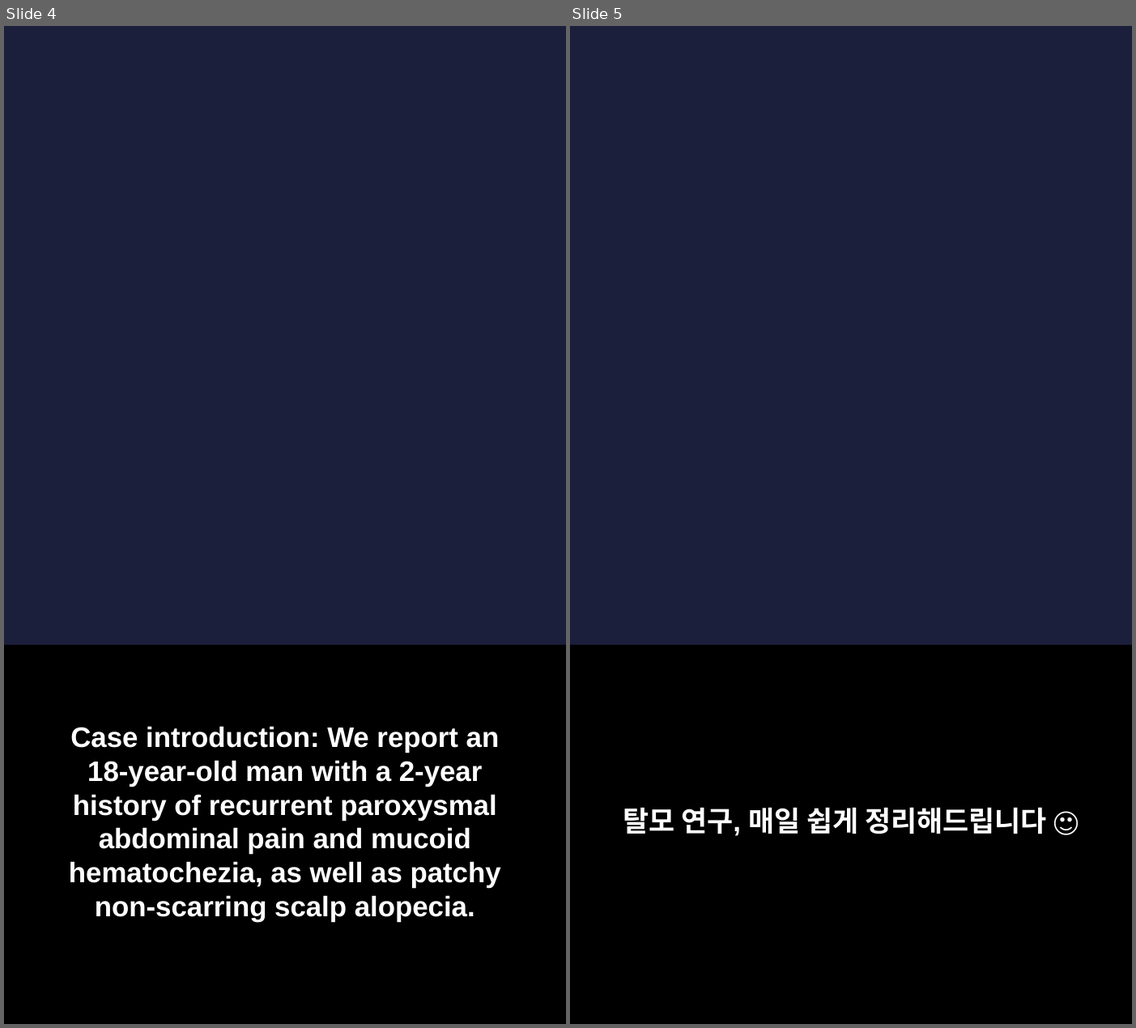
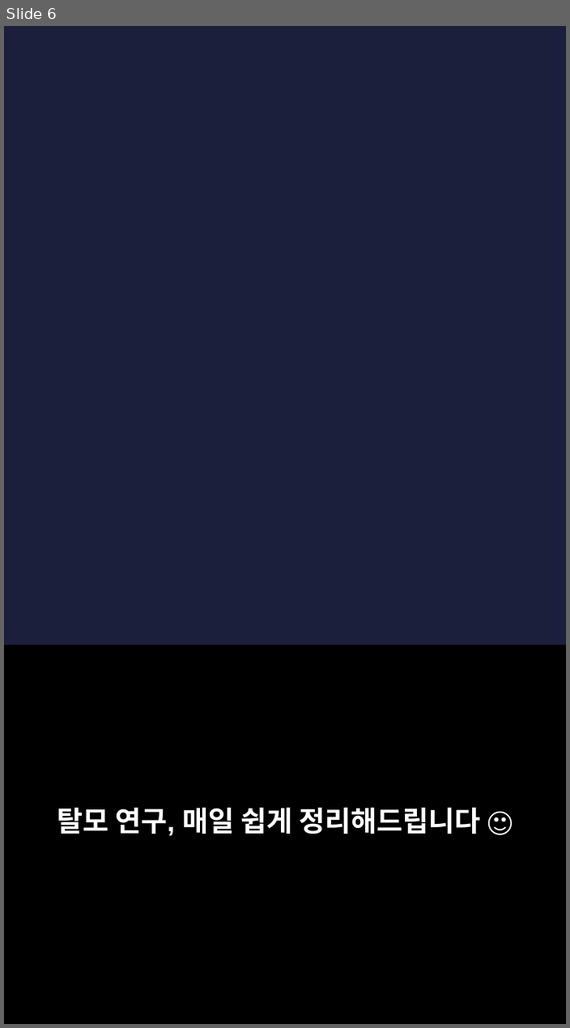
Before and after one commit to hyokang2010-BJ-ANTH/product-builder-test, a slide deck: pwa/data/latest/slides.pptx. Shown side by side, each under a label of ours: slides 4 and 5 before the commit, slide 6 after it. The pictures are 1136x1028 and 570x1028 pixels, drawn with LibreOffice and Linux fonts; fonts in the diff are those of the drawing; background and template pictures are left out. Boxes give left, top, right and bottom in pixels: in the first picture for what was removed or moved away, otherwise in the second. Text is boxed around its words. In the diff, an @@ line names an element or a change of style, - is before the commit and + after.

```diff
--- a/pwa/data/latest/slides.pptx
+++ b/pwa/data/latest/slides.pptx
@@ slide 4 removed at (4, 26, 566, 1024), background picture (left out) @@
@@ rectangle removed at (4, 646, 566, 1024) @@
@@ text removed at (69, 726, 501, 922) @@
-Case introduction: We report an 18-year-old man with a 2-year history of recurrent paroxysmal abdominal pain and mucoid hematochezia, as well as patchy non-scarring scalp alopecia.
@@ what was slide 5 is now slide 6 @@
```
Also in this commit, not shown: 2 slides changed, 6 slides added, 4 other slides removed, 28 other files.
